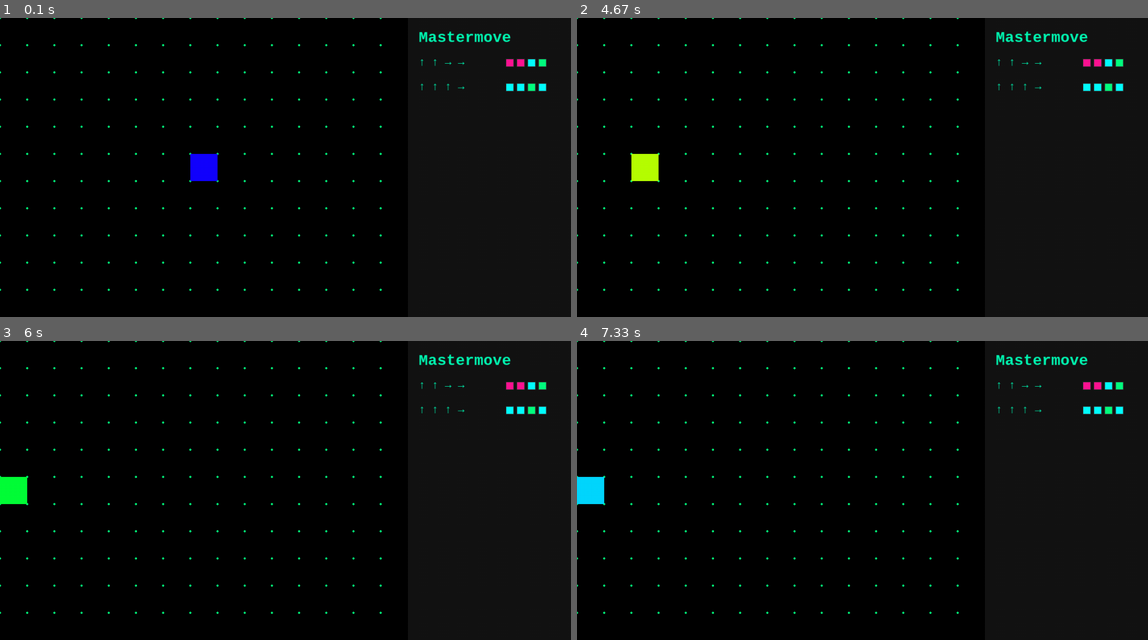
Above: before the commit, frames 1-4 (two rows, left to right).
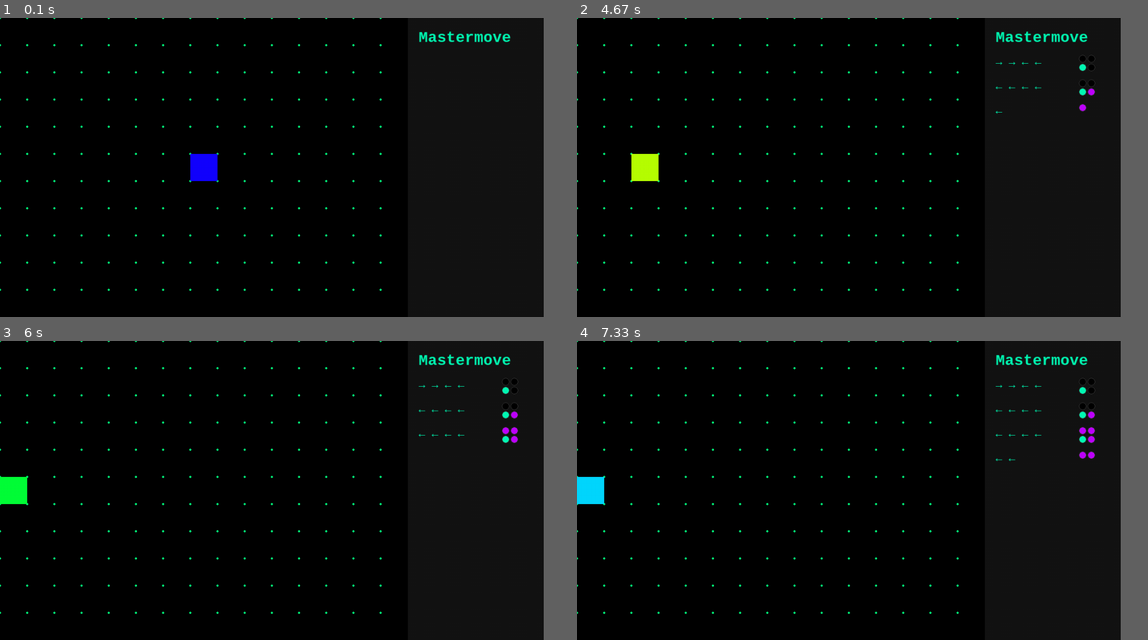
Above: after the commit, the same moments.

Repository: elsbethcodes/master-move
Game: pygame game, started from intro_to_pygame.py
The game is run twice, just before and just after one commit, with the same random seed, the same clock (stepped at 60 frames per second) and the same inputs.
Inputs:
- Up to frame 1 (0.1 s): no input
- Up to frame 2 (4.67 s): hold Right 0.33-0.8 s; hold Right 0.83-1.3 s; hold Left 1.33-1.87 s; hold Left 1.9-2.3 s; hold Left 2.33-2.8 s; hold Left 2.83-3.37 s; hold Left 3.4-3.8 s; hold Left 3.83-4.3 s; hold Left from 4.33 s (still down)
- Up to frame 3 (6 s): release Left at 4.87 s; hold Left 4.9-5.3 s; hold Left 5.33-5.8 s; hold Left from 5.83 s (still down)
- Up to frame 4 (7.33 s): release Left at 6.37 s; hold Left 6.4-6.8 s; hold Left 6.83-7.3 s
In our replay, the window is 900x471 before the commit and 857x471 after it. These sizes can differ from the game's own. Grey fills any space a smaller window leaves; there, only what the larger window draws over its background counts as a difference.

The runs differ from the first frame. In frame 1, 0.3% of the frame differs, in the area x 66-96%, y 5-82%; in frame 2, 0.4%; in frame 3, 0.5%; in frame 4, 0.6%.

Commit message:
Game function added
Two bugs in this code.
The feedback is coming back incorrect because dict is not resetting for each guess of 4 moves.
The feedback is showing after each move when it should only show after a full guess.

Diff:
--- a/intro_to_pygame.py
+++ b/intro_to_pygame.py
@@ -1,3 +1,4 @@
+
 """ Libraries """
 import pygame
 import sys
@@ -12,7 +13,7 @@
 TILE_SIZE = 50
 SCREEN_WIDTH = TILE_SIZE*15
 SCREEN_HEIGHT = TILE_SIZE*11
-PANEL_WIDTH = TILE_SIZE*6
+PANEL_WIDTH = TILE_SIZE*5
 
 screen = pygame.display.set_mode((SCREEN_WIDTH + PANEL_WIDTH, SCREEN_HEIGHT))
 clock = pygame.time.Clock()
@@ -28,6 +29,15 @@
 
 font = pygame.font.SysFont("Courier", 20, bold=True)
 title_font = pygame.font.SysFont("Courier", 28, bold=True)
+
+guesses = []
+feedback = []
+sequence = [random.choice(['↑', '↓', '→', '←']) for x in range(4)]
+dict = {'↑':0, '↓':0, '→':0, '←':0}
+for i in sequence:
+    dict[i] +=1
+print(sequence)
+
 
 """ Function to fade the colour of the playing square """
 def update_color(r, g, b):
@@ -63,11 +73,41 @@
         guess_surf = font.render(f"{guess_str}", True, (0, 250, 180))
         screen.blit(guess_surf, (panel_x + 20, y))
 
+        peg_size = 7
+        spacing = 2
+        peg_x_start = panel_x + 180
+        peg_y_start = y + 5
+
+        ### ISSUE 1: feedback being generated immediately (and not randomly reordering).
         # Draw feedback boxes (black/white squares)
         for j, outcome in enumerate(feedback[i]): # enumerate loops through items in a list by index j
-            colour_rgb = (255, 20, 147) if outcome == 'miss' else (0, 255, 255) if outcome == 'wrong' else (0, 255, 128)
-            pygame.draw.rect(screen, colour_rgb, (panel_x + 180 + j*20, y + 5, 15, 15))
-            pygame.draw.rect(screen, (50, 50, 50), (panel_x + 180 + j*20, y + 5, 15, 15), 1)  # faint border
+            row = j // 2
+            col = j % 2
+            cx = peg_x_start + col * (peg_size * 2 + spacing)
+            cy = peg_y_start + row * (peg_size * 2 + spacing)
+
+            colour_rgb = (0, 0, 0) if outcome == 'miss' else (191, 0, 255) if outcome == 'wrong' else (0, 250, 180)
+
+            pygame.draw.circle(screen, colour_rgb, (cx, cy), peg_size)
+            pygame.draw.circle(screen, (50, 50, 50), (cx, cy), peg_size, 1) # faint border
+
+def add_item(item, lst):
+    if not lst or len(lst[-1]) == 4:
+        lst.append([item])  # start a new sublist
+    else:
+        lst[-1].append(item)  # add to the last sublist
+
+def response(lst):
+    guess = lst[-1][-1]
+    index = len(lst[-1]) -1
+    if guess == sequence[index]:
+        dict[guess] -= 1
+        return 'correct'
+    elif dict[guess] != 0: ### ISSUE 2: dict isn't being reset for each guess of 4 so we're getting reds where there should be blues.
+        dict[guess] -= 1
+        return 'wrong'
+    else:
+        return 'miss'
 
 #############################################################################################################################################
 
@@ -87,15 +127,24 @@
         if key[pygame.K_LEFT] == True:
             player.move_ip(-TILE_SIZE,0)
             can_move = False
+            add_item('←', guesses)
+            add_item(response(guesses),feedback)
         elif key[pygame.K_RIGHT] == True: # using elif instead of if prevents player moving in two directions in one go
             player.move_ip(TILE_SIZE,0)
             can_move = False
+            add_item('→', guesses)
+            add_item(response(guesses),feedback)
         elif key[pygame.K_UP] == True:
             player.move_ip(0,-TILE_SIZE)
             can_move = False
+            add_item('↑', guesses)
+            add_item(response(guesses),feedback)
         elif key[pygame.K_DOWN] == True:
             player.move_ip(0,TILE_SIZE)
             can_move = False
+            add_item('↓', guesses)
+            add_item(response(guesses),feedback)
+
 
     """ Screen boundary """
     if player.left < 0:
@@ -119,13 +168,14 @@
 
     r, g, b = update_color(r, g, b)
 
-    """ Square border """
+    """ Border on playing square """
     #pygame.draw.rect(screen, (100, 100, 100), player)
     #inner_rect = player.inflate(-4, -4)
     #pygame.draw.rect(screen, (r, g, b), inner_rect)
+
     pygame.draw.rect(screen, (r, g, b), player)
 
-    draw_mastermind_panel(screen, [['↑', '↑', '→', '→'],['↑', '↑', '↑', '→']], [['miss', 'miss', 'wrong', 'correct'],['wrong', 'wrong', 'correct', 'wrong']])
+    draw_mastermind_panel(screen, guesses, feedback)
     pygame.display.update()# most important line
     clock.tick(90) # frames per second
 
